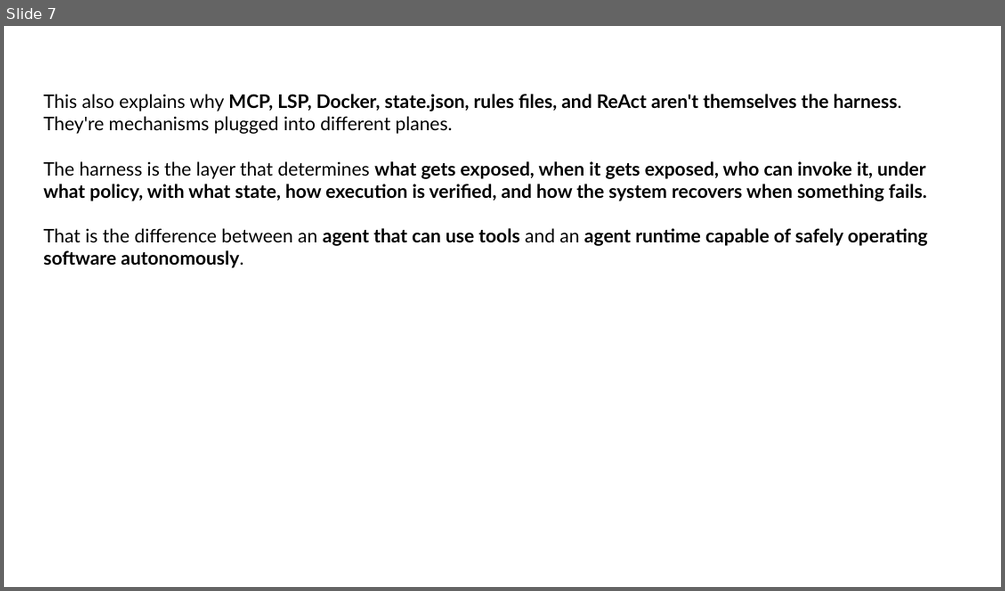
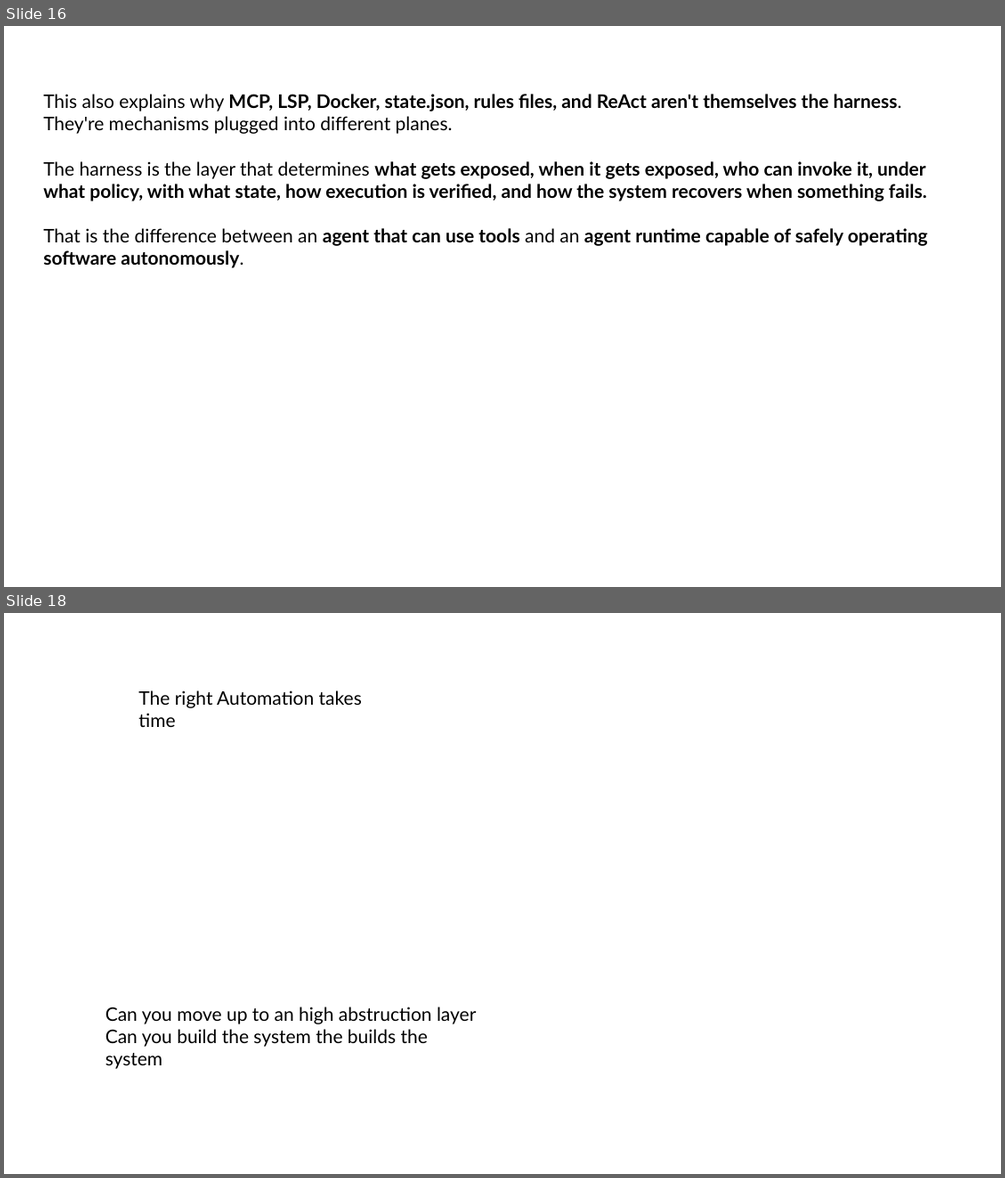
Before and after one commit to carlosmarte/knowledge-base-documentation, a slide deck: conference-presentations/agent-harness-sdks/LDE Agent SDK and Custom Agent Harness.pptx. Shown one above the other, each under a label of ours: slide 7 before the commit, slides 16 and 18 after it; the slides between them are not shown. The pictures are 1005x591 and 1005x1178 pixels, drawn with LibreOffice and Linux fonts; fonts in the diff are those of the drawing. Boxes give left, top, right and bottom in pixels: in the first picture for what was removed or moved away, otherwise in the second. Text is boxed around its words. In the diff, an @@ line names an element or a change of style, - is before the commit and + after.

```diff
--- a/conference-presentations/agent-harness-sdks/LDE Agent SDK and Custom Agent Harness.pptx
+++ b/conference-presentations/agent-harness-sdks/LDE Agent SDK and Custom Agent Harness.pptx
@@ slide 18 added at box(4, 613, 1001, 1174), background #FFFFFF @@
@@ text added at box(138, 690, 362, 727), 18 pt, text #000000 @@
+The right Automation takes time
@@ text added at box(105, 1006, 476, 1046), 18 pt, text #000000 @@
+Can you move up to an high abstruction layer
+Can you build the system the builds the system
@@ what was slide 7 is now slide 16 @@
```
Also in this commit, not shown: 2 slides changed, 10 other slides added.
